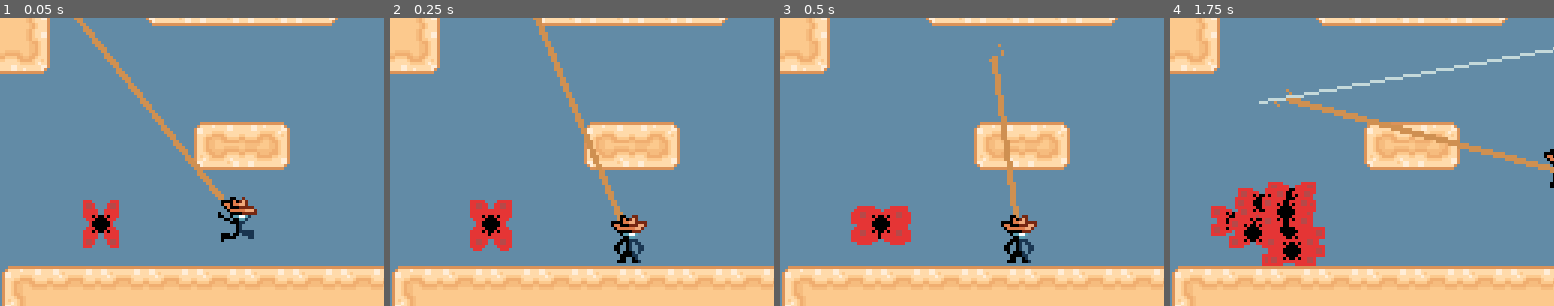
Above: before the commit, frames 1-4 (left to right).
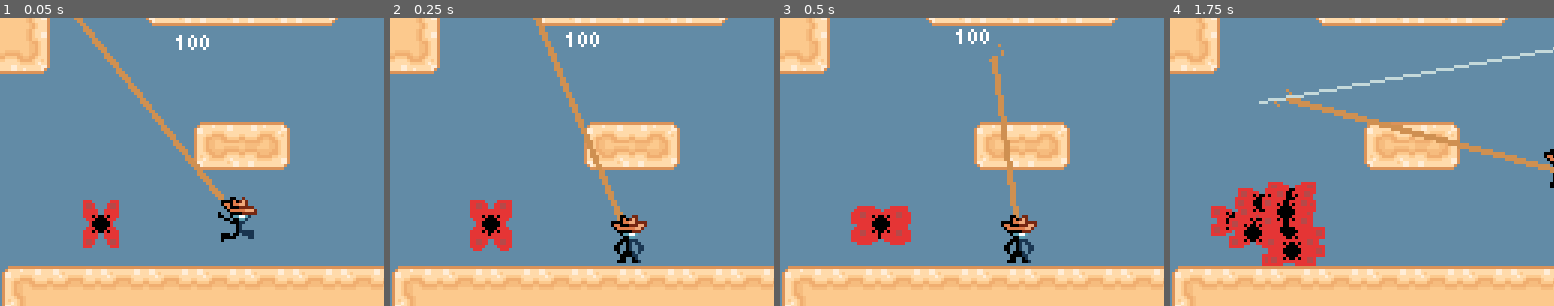
Above: after the commit, the same moments.

Repository: Jcodefox/GMTK-2025
Game: Godot game, scene res://scenes/topscenes/gameplay_topscene.tscn
Two runs of this game, one before a commit and one after it. Both use one fixed random seed, a clock stepped at 60 frames per second and the inputs below.
Inputs (mouse positions are % of the whole screen's width and height, from its top left):
- Up to frame 1 (0.05 s): no input
- Up to frame 2 (0.25 s): no input
- Up to frame 3 (0.5 s): no input
- Up to frame 4 (1.75 s): move the mouse to (72, 45) at 0.52 s; hold D (move_right) from 0.53 s (still down); tap Space (move_jump) at 0.77, 1.52 s; move the mouse to (30, 55) at 1.27 s
The pictures show only the part of the screen within x 18-68%, y 40-90%; the shares and areas given below are measured in that part.

The runs differ from the first frame. In frame 1, 0.2% of the frame differs, in the area x 45-55%, y 5-12%; in frame 2, 0.2%; in frame 3, 0.2%; in frame 4, nothing differs.

Commit message:
Create simple score float display prefab

Diff:
--- /dev/null
+++ b/scenes/prefabs/float_score_num.tscn
@@ -0,0 +1,13 @@
+[gd_scene load_steps=4 format=3 uid="uid://dkamy1f0f5j1m"]
+
+[ext_resource type="FontFile" uid="uid://bd76c45vwyqcg" path="res://assets/font/Tiny5-Regular.ttf" id="1_j2hny"]
+[ext_resource type="Script" uid="uid://pbex6vqkgjii" path="res://scripts/prefabs/float_score_num.gd" id="2_oji2u"]
+
+[sub_resource type="LabelSettings" id="LabelSettings_2fkuj"]
+font = ExtResource("1_j2hny")
+font_size = 8
+
+[node name="FloatScoreNum" type="Label"]
+text = "[unset]"
+label_settings = SubResource("LabelSettings_2fkuj")
+script = ExtResource("2_oji2u")
--- a/scenes/topscenes/gameplay_topscene.tscn
+++ b/scenes/topscenes/gameplay_topscene.tscn
@@ -1,13 +1,14 @@
-[gd_scene load_steps=9 format=4 uid="uid://dwe36qbpqlr3w"]
+[gd_scene load_steps=10 format=4 uid="uid://dwe36qbpqlr3w"]
 
 [ext_resource type="PackedScene" uid="uid://crq0ubo4sdfwt" path="res://scenes/prefabs/player.tscn" id="1_rncwu"]
-[ext_resource type="PackedScene" path="res://scenes/prefabs/hud.tscn" id="3_ks65t"]
+[ext_resource type="PackedScene" uid="uid://duc7jpflpkjuc" path="res://scenes/prefabs/hud.tscn" id="3_ks65t"]
 [ext_resource type="Texture2D" uid="uid://drjswa8p2rpnx" path="res://assets/art/ui_hud/hudframe.png" id="3_pyq0w"]
 [ext_resource type="TileSet" uid="uid://cl63qdxuqflth" path="res://assets/art/terrain/main_tile_set.tres" id="3_u55sw"]
 [ext_resource type="Texture2D" uid="uid://bwx4duhuh37jy" path="res://assets/art/terrain/cloud 1.png" id="5_emnkm"]
 [ext_resource type="PackedScene" uid="uid://duckh0hi5syg7" path="res://scenes/prefabs/enemies/mothick.tscn" id="5_ks65t"]
 [ext_resource type="Texture2D" uid="uid://cwak838kpjbeg" path="res://assets/art/terrain/cloud 2.png" id="6_ed28v"]
 [ext_resource type="Script" uid="uid://cbsnpfn5tcbcj" path="res://scripts/prefabs/cloud.gd" id="6_rfs2g"]
+[ext_resource type="PackedScene" uid="uid://dkamy1f0f5j1m" path="res://scenes/prefabs/float_score_num.tscn" id="9_rfs2g"]
 
 [node name="GameplayTopscene" type="Node2D"]
 
@@ -137,3 +138,9 @@
 [node name="Mothick20" parent="Enemies" instance=ExtResource("5_ks65t")]
 z_index = -1
 position = Vector2(81, 146)
+
+[node name="FloatScoreNum" parent="." instance=ExtResource("9_rfs2g")]
+offset_left = 106.0
+offset_top = 81.0
+offset_right = 156.0
+offset_bottom = 99.0
--- /dev/null
+++ b/scripts/prefabs/float_score_num.gd
@@ -0,0 +1,14 @@
+extends Label
+
+@export var point_value: int = 100
+
+func _ready():
+	self.text = str(point_value)
+	print(self.size)
+
+var cumulative_delta: float = 0
+func _process(delta):
+	cumulative_delta += delta
+	position.y -= 4 * delta
+	if cumulative_delta > 1.0:
+		self.queue_free()
Not shown: 1 places in scenes/prefabs/hud.tscn that only renumber resources
Not shown, added: scripts/prefabs/float_score_num.gd.uid
